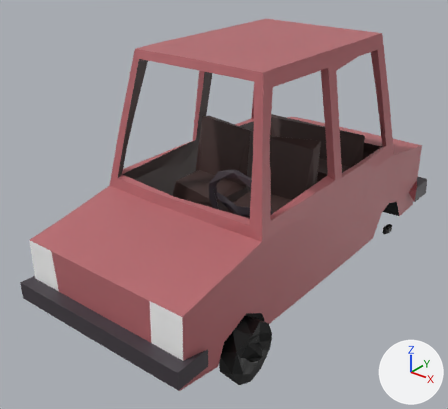
Two versions of the FBX model Assets/Artwork/Environment/Commute/CAr/car.fbx, one commit apart.
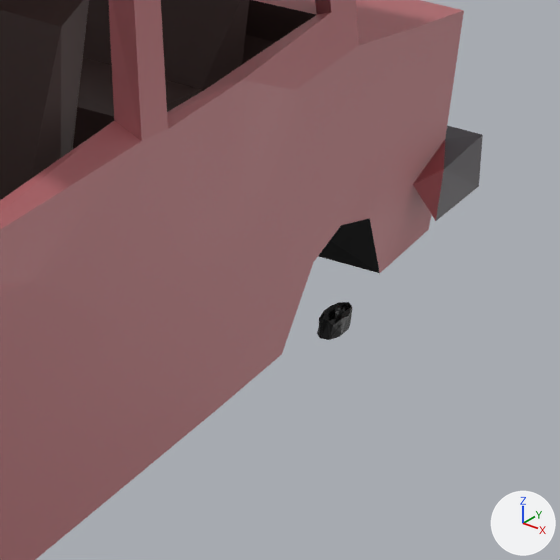
Each version is shown whole from a 50 mm camera at (3.78, -5.41, 4.09) aimed at (-0.17, -0.48, 1.03), then close up on the part from 66% to 100% of the width and 35% to 72% of the height. The axes (+X, +Y, +Z) are drawn at lower right. The lights are the same throughout. Where no turn or scale is listed for an object, it has been applied to the vertices.

Objects in the first close-up: 'car', 'wheel_bl', 'wheel_br'.
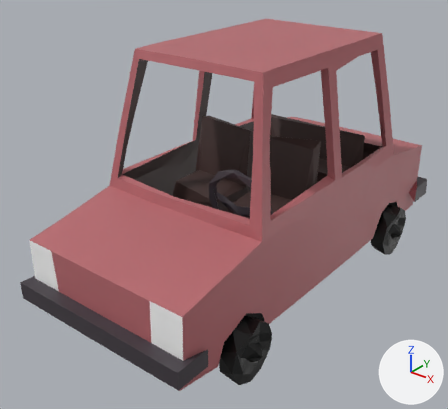
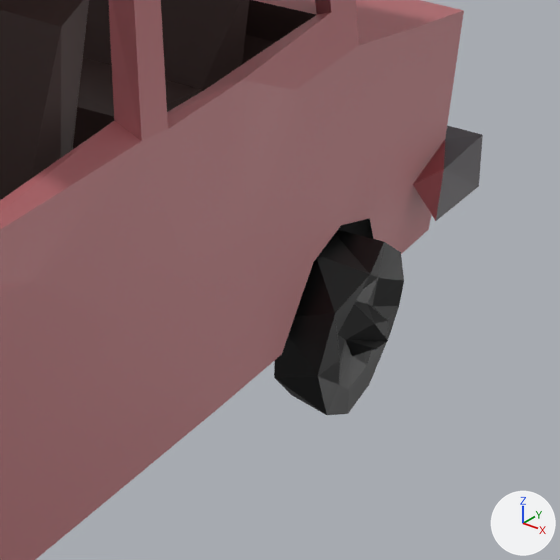
Location of each change, (x1, y1, x2, y2) in pixels of the close-ups (560 x 560 px):
'wheel_bl', turned, rescaled: before (317, 307, 352, 340); after (274, 230, 404, 415)

The edits, one by one:
Object 'wheel_bl' (ob_wheel_bl) turns from (0, 0, -90) to (0, 0, 0) degrees about x, y and z.
Object 'wheel_bl' (ob_wheel_bl) is rescaled from (0.317, 0.131, 0.317) to (1.0, 1.0, 1.0).
